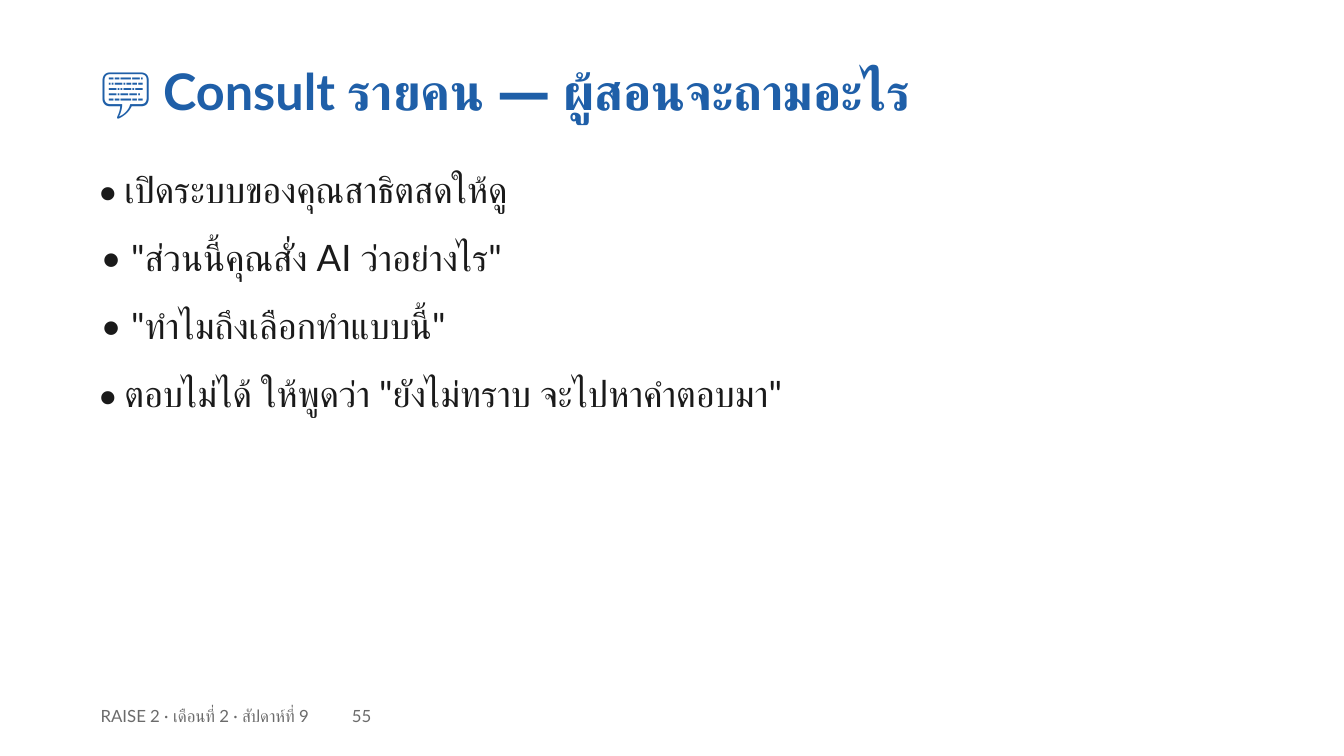
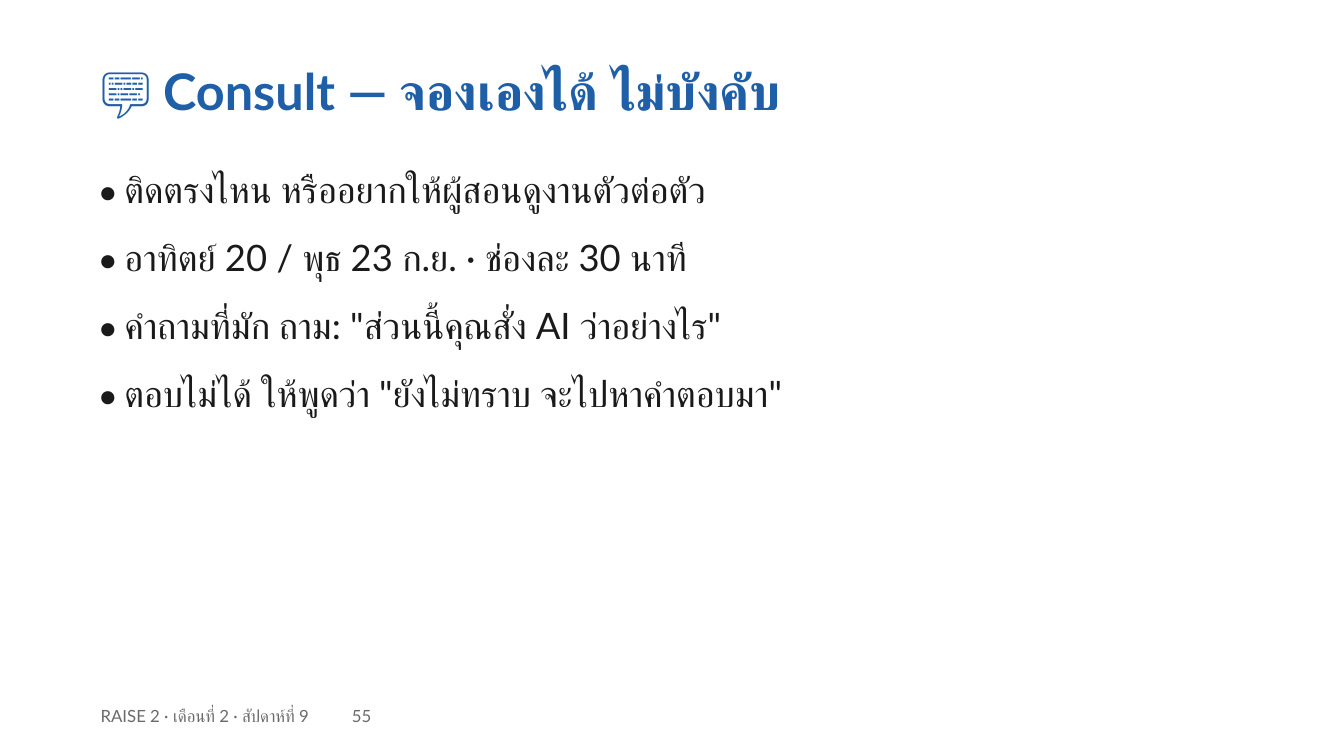
Before and after one commit to cnacha-mfu/raise2-module2, a slide deck: slide 55 of materials/week9/w9-slides.pptx. Drawn at 1344x756 pixels with LibreOffice and Linux fonts; fonts in the diff are those of the drawing. Boxes give left, top, right and bottom in pixels: in the first picture for what was removed or moved away, otherwise in the second. Text is boxed around its words. In the diff, an @@ line names an element or a change of style, - is before the commit and + after.

```diff
--- a/materials/week9/w9-slides.pptx
+++ b/materials/week9/w9-slides.pptx
@@ text at (163,71,781,111): text changed @@
-💬 Consult รายคน — ผู้สอนจะถามอะไร
+💬 Consult — จองเองได้ ไม่บังคับ
@@ text at (124,175,706,214): text changed @@
-• เปิดระบบของคุณสาธิตสดให้ดู
+• ติดตรงไหน หรืออยากให้ผู้สอนดูงานตัวต่อตัว
@@ text at (124,243,686,282): text changed @@
-• "ส่วนนี้คุณสั่ง AI ว่าอย่างไร"
+• อาทิตย์ 20 / พุธ 23 ก.ย. · ช่องละ 30 นาที
@@ text at (124,310,721,349): text changed @@
-• "ทำไมถึงเลือกทำแบบนี้"
+• คำถามที่มัก ถาม: "ส่วนนี้คุณสั่ง AI ว่าอย่างไร"
```
Also in this commit, not shown: 5 other slides changed, 5 other files.
